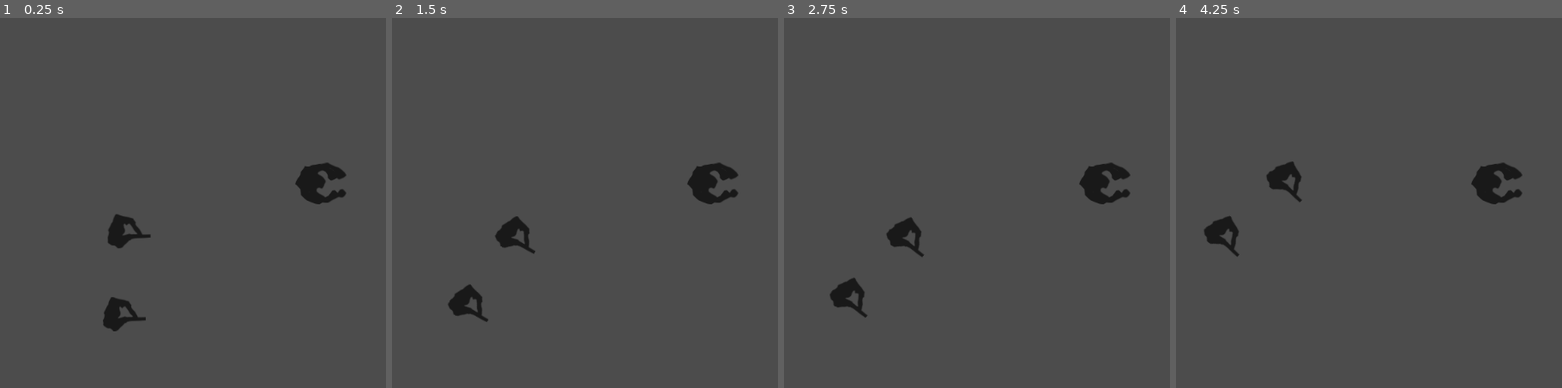
Above: before the commit, frames 1-4 (left to right).
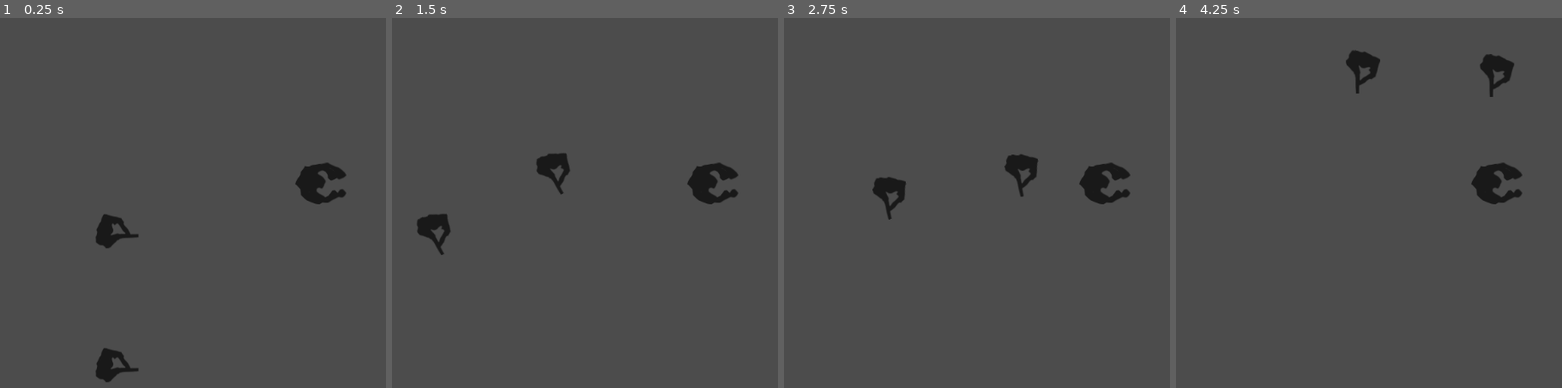
Above: after the commit, the same moments.

Repository: WisartArfun/GameJamSoi2019-16-02
Game: Godot game, scene res://Root.tscn
The game is run twice, just before and just after one commit, with the same random seed, the same clock (stepped at 60 frames per second) and the same inputs.
Inputs:
- Up to frame 1 (0.25 s): no input
- Up to frame 2 (1.5 s): tap Enter at 0.5 s; hold Up (ui_up) 0.53-1.28 s; hold Down (ui_down) from 1.28 s (still down)
- Up to frame 3 (2.75 s): release Down (ui_down) at 2.03 s; hold Up (ui_up) from 2.03 s (still down)
- Up to frame 4 (4.25 s): release Up (ui_up) at 3.53 s; hold Down (ui_down) from 3.53 s (still down)

The runs differ from the first frame. In frame 1, 1.6% of the frame differs, in the area x 24-40%, y 53-99%; in frame 2, 2.0%; in frame 3, 2.0%; in frame 4, 2.0%, in the area x 7-88%, y 8-65%.

Commit message:
player rotation

Diff:
--- a/Scripts/Player.gd
+++ b/Scripts/Player.gd
@@ -1,18 +1,18 @@
 extends KinematicBody2D
 
 const MOVE_SPEED = 300
-const ROT_SPEED = 1
+const ROT_SPEED = 2
 
 func _physics_process(delta):
 	var move_vec = Vector2()
 	if Input.is_action_pressed("ui_up") and Input.is_action_pressed("ui_down"):
-		move_vec = Vector2(cos(global_rotation), sin(global_rotation))
+		move_vec = Vector2(cos(global_rotation), sin(global_rotation)) * MOVE_SPEED
 	elif Input.is_action_pressed("ui_up"):
 		global_rotation += ROT_SPEED * delta
+		move_vec = Vector2(cos(global_rotation), sin(global_rotation)) * 200 * ROT_SPEED
 	elif Input.is_action_pressed("ui_down"):
 		global_rotation -= ROT_SPEED * delta
-	move_vec = move_vec.normalized()
-	move_and_collide(move_vec* MOVE_SPEED * delta)
+	move_and_collide(move_vec * delta)
 
 func kill():
 	get_tree().reload_current_scene()
--- a/Scripts/Player.tscn
+++ b/Scripts/Player.tscn
@@ -19,7 +19,7 @@
 normal = Vector2( 0, -1 )
 d = 0.0
 
-[node name="Player" type="KinematicBody2D" index="0"]
+[node name="Player" type="KinematicBody2D"]
 
 input_pickable = false
 collision_layer = 1
@@ -30,26 +30,28 @@
 [node name="coll_player1" type="CollisionShape2D" parent="." index="0"]
 
 shape = SubResource( 1 )
+_sections_unfolded = [ "Transform" ]
 
 [node name="player1" type="Sprite" parent="." index="1"]
 
-position = Vector2( 17.5658, 0.35849 )
 texture = ExtResource( 2 )
+_sections_unfolded = [ "Transform" ]
 
 [node name="coll_player2" type="CollisionShape2D" parent="." index="2"]
 
-position = Vector2( 0, 126 )
+position = Vector2( 0, 200 )
 shape = SubResource( 2 )
+_sections_unfolded = [ "Transform" ]
 
 [node name="player2" type="Sprite" parent="." index="3"]
 
-position = Vector2( 11, 124 )
+position = Vector2( 0, 200 )
 texture = ExtResource( 2 )
+_sections_unfolded = [ "Offset", "Transform" ]
 
 [node name="CollisionShape2D" type="CollisionShape2D" parent="." index="4"]
 
-position = Vector2( 4, 64.5 )
+position = Vector2( 0, 100 )
 rotation = 1.5708
-scale = Vector2( 0.626214, 1 )
 shape = SubResource( 3 )
 _sections_unfolded = [ "Transform" ]
--- a/project.godot
+++ b/project.godot
@@ -10,7 +10,7 @@
 
 [application]
 
-config/name="New Game Project"
+config/name="GameJamSoi2019-16-02"
 run/main_scene="res://Root.tscn"
 config/icon="res://icon.png"
 
